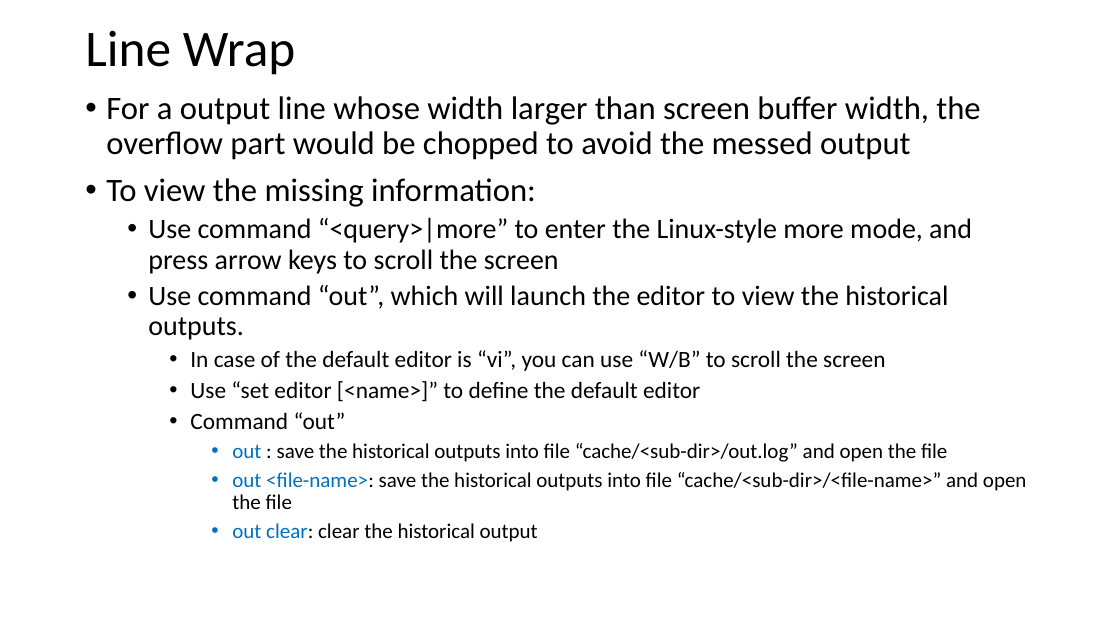
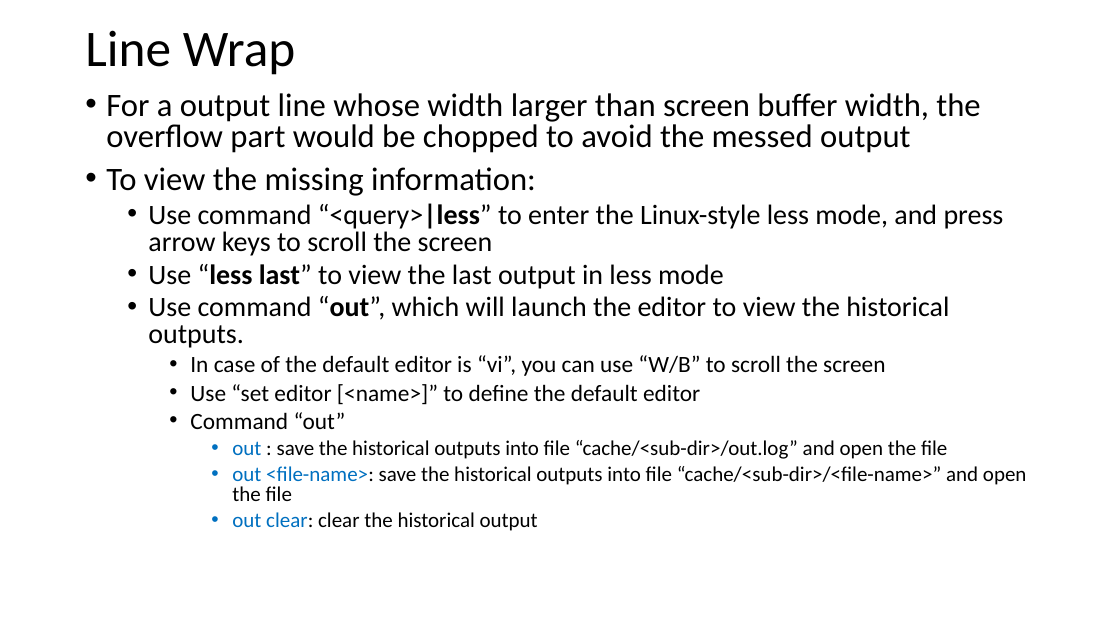
Before and after one commit to hyee/dbcli, a slide deck: slide 6 of docs/dbcli.pptx. Drawn at 1120x630 pixels with LibreOffice and Linux fonts; fonts in the diff are those of the drawing. Boxes give left, top, right and bottom in pixels: in the first picture for what was removed or moved away, otherwise in the second. Text is boxed around its words. In the diff, an @@ line names an element or a change of style, - is before the commit and + after.

```diff
--- a/docs/dbcli.pptx
+++ b/docs/dbcli.pptx
@@ text at (106,93,1027,531): bold on in "“out”,"; line spacing 0.9 to 0.8 @@
@@ text at (148,203,1004,289): text changed @@
-  • Use command “<query>|more” to enter the Linux-style more mode, and press arrow keys to scroll the screen
+  • Use command “<query>|less” to enter the Linux-style less mode, and press arrow keys to scroll the screen
+  • Use “less last” to view the last output in less mode
```
Also in this commit, not shown: 3 other files.
